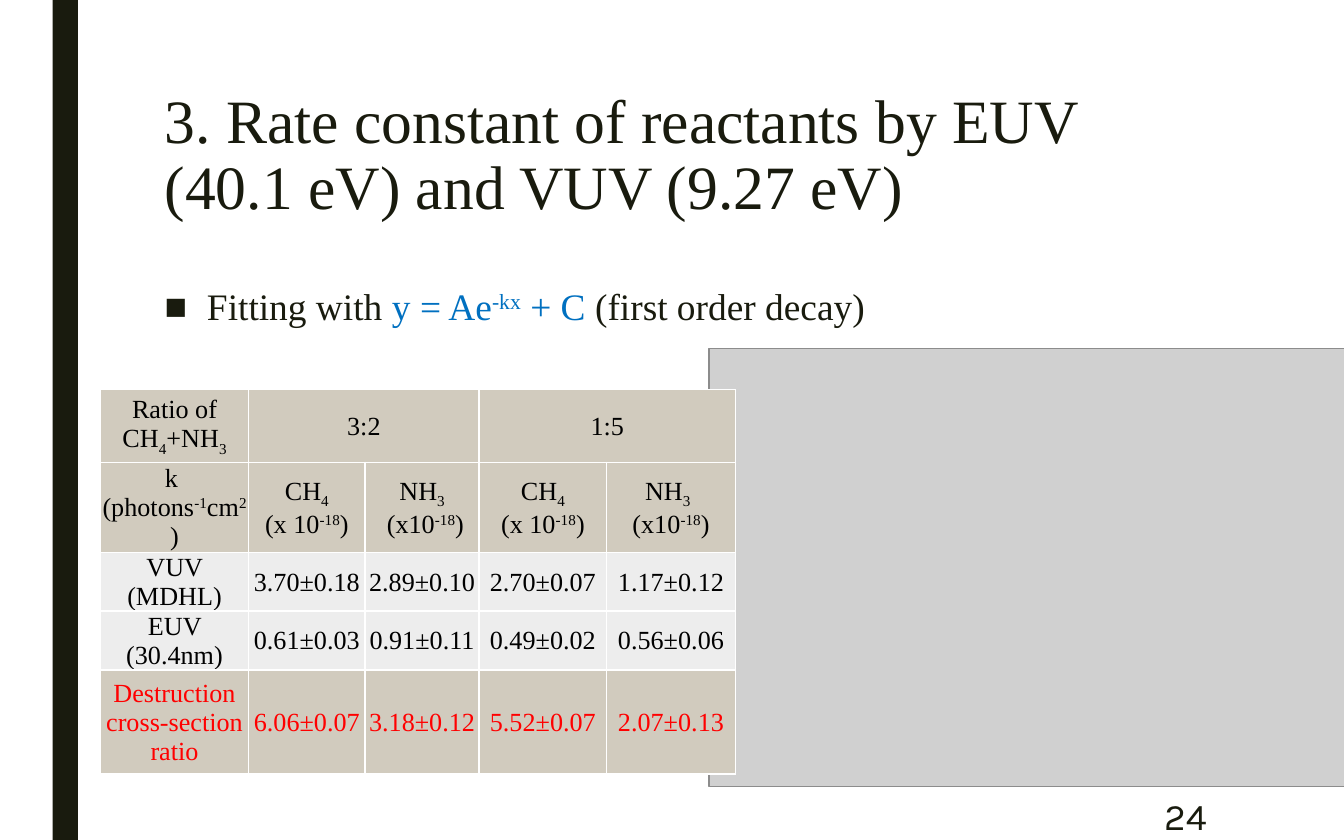
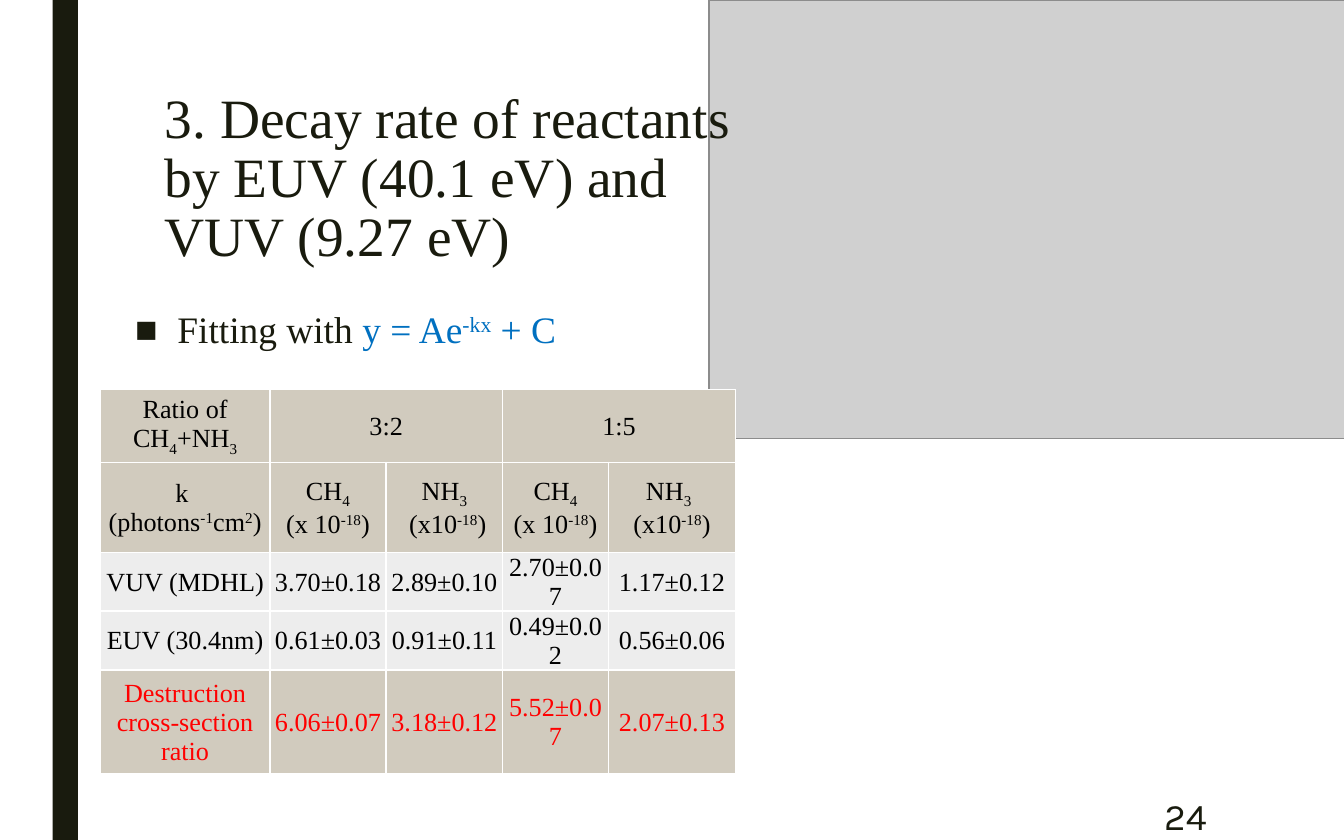
Before and after one commit to samuello1228/lily, a slide deck: slide 24 of doc/VUV and EUV irradiation of CH4 + NH3.pptx. Drawn at 1344x840 pixels with LibreOffice and Linux fonts; fonts in the diff are those of the drawing; grey boxes stand for pictures. Boxes give left, top, right and bottom in pixels: in the first picture for what was removed or moved away, otherwise in the second. Text is boxed around its words. In the diff, an @@ line names an element or a change of style, - is before the commit and + after.

```diff
--- a/doc/VUV and EUV irradiation of CH4 + NH3.pptx
+++ b/doc/VUV and EUV irradiation of CH4 + NH3.pptx
@@ picture: place and size @@
-picture at <box>710,348,1344,786</box>
+picture at <box>710,0,1344,438</box>
@@ title at <box>165,95,730,266</box>: text changed; size 33 to 29.7 pt @@
-3. Rate constant of reactants by EUV (40.1 eV) and VUV (9.27 eV)
+3. Decay rate of reactants by EUV (40.1 eV) and VUV (9.27 eV)
@@ text at <box>177,317,556,350</box>: text changed @@
-■ Fitting with y = Ae-kx + C (first order decay)
+■ Fitting with y = Ae-kx + C
@@ table: place and size @@
-table at <box>101,390,737,789</box>
+table at <box>101,390,737,784</box>
```
Also in this commit, not shown: 2 other slides changed.
